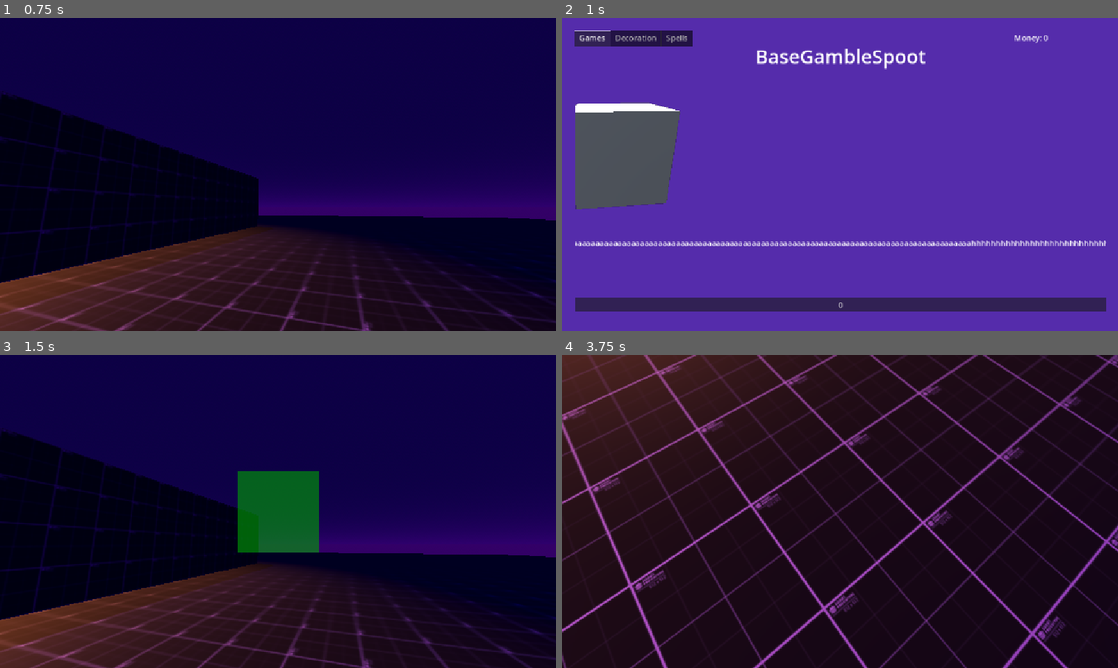
Above: before the commit, frames 1-4 (two rows, left to right).
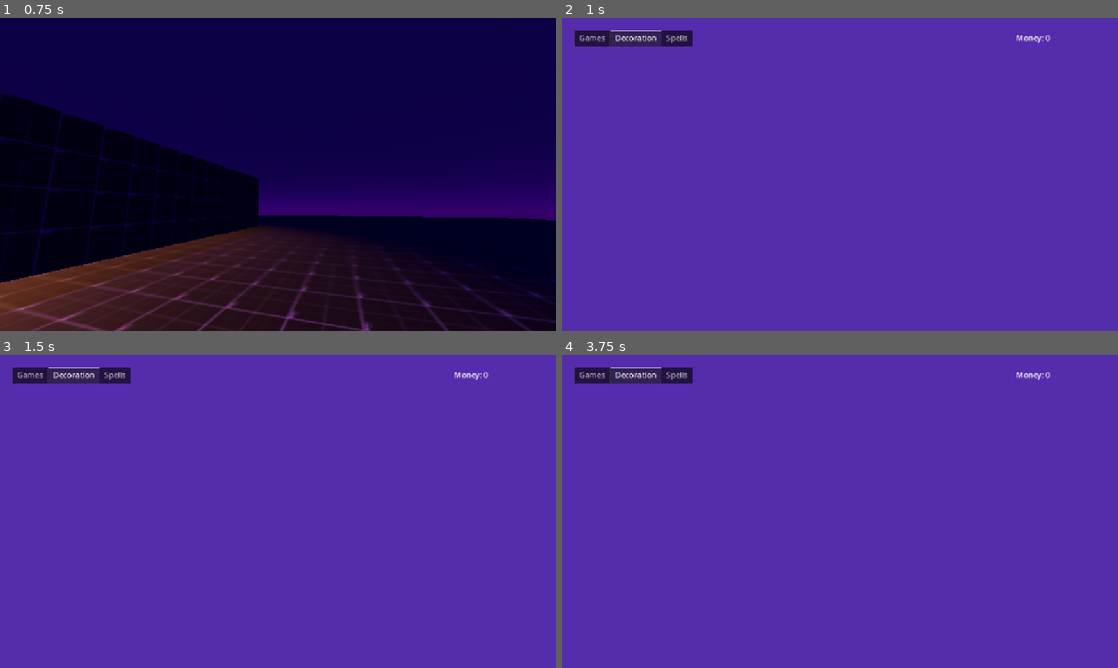
Above: after the commit, the same moments.

Repository: VaporeonLover28/Chrysopoeia
Game: Godot game, scene res://Scenes/world.tscn
Two runs of this game, one before a commit and one after it. Both use one fixed random seed, a clock stepped at 60 frames per second and the inputs below. The engine's default icon, where the game draws it, is replaced by a stand-in: a white triangle on a blue panel in a dark square.
Inputs (mouse positions are in pixels of both pictures, inside the frame that each line leads up to):
- Up to frame 1 (0.75 s): tap Enter at 0.5 s; move the mouse to (400, 158) at 0.52 s; tap A (a) at 0.6 s
- Up to frame 2 (1 s): tap B (b) at 0.8 s
- Up to frame 3 (1.5 s): click (278, 642) at 1.25 s, where only the run before the commit has a clickable "0"
- Up to frame 4 (3.75 s): tap Space (space) at 2 s; move the mouse to (728, 527) at 2.02 s; tap B (b) at 2.1 s; tap D (d) at 2.3, 3.6 s; click (840, 642) at 2.75 s, where only the run before the commit has a clickable "0"; tap Enter at 3.5 s; move the mouse to (895, 442) at 3.52 s; hold E (e) from 3.53 s (still down)

Frame 1 is identical in both runs. In frame 2, 12% of the frame differs, in the area x 2-98%, y 4-94%; in frame 3, 100%; in frame 4, 100%, in the area x 0-100%, y 0-100%.

Commit message:
shop done
it needs someone to make look okay

Diff:
--- a/Scenes/shop_menu.tscn
+++ b/Scenes/shop_menu.tscn
@@ -57,17 +57,18 @@
 [node name="HBoxContainer" type="HBoxContainer" parent="Shop/MarginContainer/VBoxContainer"]
 layout_mode = 2
 
-[node name="TabContainer" type="TabContainer" parent="Shop/MarginContainer/VBoxContainer/HBoxContainer"]
+[node name="Sections of shop" type="TabContainer" parent="Shop/MarginContainer/VBoxContainer/HBoxContainer"]
 layout_mode = 2
 tab_alignment = 2
-current_tab = 0
+current_tab = 1
 clip_tabs = false
 
-[node name="Games" type="Control" parent="Shop/MarginContainer/VBoxContainer/HBoxContainer/TabContainer"]
+[node name="Games" type="Control" parent="Shop/MarginContainer/VBoxContainer/HBoxContainer/Sections of shop"]
+visible = false
 layout_mode = 2
 metadata/_tab_index = 0
 
-[node name="ScrollContainer" type="ScrollContainer" parent="Shop/MarginContainer/VBoxContainer/HBoxContainer/TabContainer/Games"]
+[node name="ScrollContainer" type="ScrollContainer" parent="Shop/MarginContainer/VBoxContainer/HBoxContainer/Sections of shop/Games"]
 layout_mode = 2
 offset_left = 2.0
 offset_right = 1102.0
@@ -76,17 +77,16 @@
 grow_vertical = 2
 theme = SubResource("Theme_c2pxs")
 
-[node name="HBoxContainer" type="HBoxContainer" parent="Shop/MarginContainer/VBoxContainer/HBoxContainer/TabContainer/Games/ScrollContainer"]
+[node name="HBoxContainer" type="HBoxContainer" parent="Shop/MarginContainer/VBoxContainer/HBoxContainer/Sections of shop/Games/ScrollContainer"]
 layout_mode = 2
 size_flags_horizontal = 3
 size_flags_vertical = 3
 
-[node name="Decoration" type="Control" parent="Shop/MarginContainer/VBoxContainer/HBoxContainer/TabContainer"]
-visible = false
+[node name="Decoration" type="Control" parent="Shop/MarginContainer/VBoxContainer/HBoxContainer/Sections of shop"]
 layout_mode = 2
 metadata/_tab_index = 1
 
-[node name="ScrollContainer" type="ScrollContainer" parent="Shop/MarginContainer/VBoxContainer/HBoxContainer/TabContainer/Decoration"]
+[node name="ScrollContainer" type="ScrollContainer" parent="Shop/MarginContainer/VBoxContainer/HBoxContainer/Sections of shop/Decoration"]
 layout_mode = 0
 offset_left = 2.0
 offset_right = 1102.0
@@ -94,40 +94,15 @@
 grow_horizontal = 2
 grow_vertical = 2
 
-[node name="HBoxContainer" type="HBoxContainer" parent="Shop/MarginContainer/VBoxContainer/HBoxContainer/TabContainer/Decoration/ScrollContainer"]
+[node name="HBoxContainer" type="HBoxContainer" parent="Shop/MarginContainer/VBoxContainer/HBoxContainer/Sections of shop/Decoration/ScrollContainer"]
 layout_mode = 2
 
-[node name="Panel" type="Panel" parent="Shop/MarginContainer/VBoxContainer/HBoxContainer/TabContainer/Decoration/ScrollContainer/HBoxContainer"]
-layout_mode = 2
-
-[node name="ColorRect" type="ColorRect" parent="Shop/MarginContainer/VBoxContainer/HBoxContainer/TabContainer/Decoration/ScrollContainer/HBoxContainer/Panel"]
-layout_direction = 4
-layout_mode = 2
-offset_left = 9.0
-offset_right = 73.0
-offset_bottom = 302.0
-size_flags_horizontal = 4
-size_flags_vertical = 4
-
-[node name="Panel2" type="Panel" parent="Shop/MarginContainer/VBoxContainer/HBoxContainer/TabContainer/Decoration/ScrollContainer/HBoxContainer"]
-layout_mode = 2
-
-[node name="ColorRect" type="ColorRect" parent="Shop/MarginContainer/VBoxContainer/HBoxContainer/TabContainer/Decoration/ScrollContainer/HBoxContainer/Panel2"]
-layout_direction = 4
-layout_mode = 2
-offset_left = 93.0
-offset_right = 640.0
-offset_bottom = 7.0
-size_flags_horizontal = 4
-size_flags_vertical = 4
-color = Color(1, 0, 0, 1)
-
-[node name="Spells" type="Control" parent="Shop/MarginContainer/VBoxContainer/HBoxContainer/TabContainer"]
+[node name="Spells" type="Control" parent="Shop/MarginContainer/VBoxContainer/HBoxContainer/Sections of shop"]
 visible = false
 layout_mode = 2
 metadata/_tab_index = 2
 
-[node name="ScrollContainer" type="ScrollContainer" parent="Shop/MarginContainer/VBoxContainer/HBoxContainer/TabContainer/Spells"]
+[node name="ScrollContainer" type="ScrollContainer" parent="Shop/MarginContainer/VBoxContainer/HBoxContainer/Sections of shop/Spells"]
 layout_mode = 0
 offset_left = 2.0
 offset_right = 1102.0
@@ -135,34 +110,19 @@
 grow_horizontal = 2
 grow_vertical = 2
 
-[node name="HBoxContainer" type="HBoxContainer" parent="Shop/MarginContainer/VBoxContainer/HBoxContainer/TabContainer/Spells/ScrollContainer"]
+[node name="HBoxContainer" type="HBoxContainer" parent="Shop/MarginContainer/VBoxContainer/HBoxContainer/Sections of shop/Spells/ScrollContainer"]
 layout_mode = 2
 
-[node name="Panel" type="Panel" parent="Shop/MarginContainer/VBoxContainer/HBoxContainer/TabContainer/Spells/ScrollContainer/HBoxContainer"]
+[node name="Spell_choice_container" type="Control" parent="Shop/MarginContainer/VBoxContainer/HBoxContainer"]
 layout_mode = 2
 
-[node name="ColorRect" type="ColorRect" parent="Shop/MarginContainer/VBoxContainer/HBoxContainer/TabContainer/Spells/ScrollContainer/HBoxContainer/Panel"]
-visible = false
-layout_direction = 4
+[node name="HBoxContainer" type="HBoxContainer" parent="Shop/MarginContainer/VBoxContainer/HBoxContainer/Spell_choice_container"]
 layout_mode = 2
-offset_left = 9.0
-offset_right = 73.0
-offset_bottom = 302.0
+offset_left = -256.0
+offset_top = 32.0
+offset_right = 856.0
+offset_bottom = 600.0
 size_flags_horizontal = 4
-size_flags_vertical = 4
-
-[node name="Panel2" type="Panel" parent="Shop/MarginContainer/VBoxContainer/HBoxContainer/TabContainer/Spells/ScrollContainer/HBoxContainer"]
-layout_mode = 2
-
-[node name="ColorRect" type="ColorRect" parent="Shop/MarginContainer/VBoxContainer/HBoxContainer/TabContainer/Spells/ScrollContainer/HBoxContainer/Panel2"]
-layout_direction = 4
-layout_mode = 2
-offset_left = 93.0
-offset_right = 640.0
-offset_bottom = 7.0
-size_flags_horizontal = 4
-size_flags_vertical = 4
-color = Color(1, 0, 0, 1)
 
 [node name="VSeparator" type="VSeparator" parent="Shop/MarginContainer/VBoxContainer/HBoxContainer"]
 layout_mode = 2
--- a/Script/buyable_object.gd
+++ b/Script/buyable_object.gd
@@ -21,7 +21,8 @@
 		else:
 			item_viewport.get_child(0).add_child(instanciated_item)
 	else:
-		texture_rect.texture = load(item_resource.item_sprite)
+		texture_rect.texture = item_resource.item_sprite
 
 func _physics_process(delta: float) -> void:
-	item_viewport.get_child(0).get_child(-1).rotation += Vector3(0,0.01,0)
+	if texture_rect.texture is ViewportTexture:
+		item_viewport.get_child(0).get_child(-1).rotation += Vector3(0,0.01,0)
--- a/Script/purchasable_item_list.gd
+++ b/Script/purchasable_item_list.gd
@@ -2,4 +2,4 @@
 
 var games_list : Array[PurchasableItemResource] = [load("res://teste_shop.tres")]
 var decoration_list : Array[PurchasableItemResource]
-var spell_list : Array[PurchasableItemResource]
+var spell_list : Array[PurchasableItemResource] = [load("res://teste_magia.tres")]
--- a/Script/purchasable_itens_resource.gd
+++ b/Script/purchasable_itens_resource.gd
@@ -6,4 +6,4 @@
 @export var description: String
 @export var item_scene: PackedScene
 #only necessary if it is a spell
-@export var item_sprite: String
+@export var item_sprite: Texture2D
--- a/shop.gd
+++ b/shop.gd
@@ -1,12 +1,16 @@
 extends Control
 
 @onready var buyable_object = preload("res://Scenes/buyable_object.tscn")
-@onready var games_h_box_container: HBoxContainer = $MarginContainer/VBoxContainer/HBoxContainer/TabContainer/Games/ScrollContainer/HBoxContainer
-@onready var decoration_h_box_container: HBoxContainer = $MarginContainer/VBoxContainer/HBoxContainer/TabContainer/Decoration/ScrollContainer/HBoxContainer
-@onready var spell_h_box_container: HBoxContainer = $MarginContainer/VBoxContainer/HBoxContainer/TabContainer/Spells/ScrollContainer/HBoxContainer
+@onready var sections_of_shop: TabContainer = $"MarginContainer/VBoxContainer/HBoxContainer/Sections of shop"
+@onready var games_h_box_container: HBoxContainer = $"MarginContainer/VBoxContainer/HBoxContainer/Sections of shop/Games/ScrollContainer/HBoxContainer"
+@onready var decoration_h_box_container: HBoxContainer = $"MarginContainer/VBoxContainer/HBoxContainer/Sections of shop/Decoration/ScrollContainer/HBoxContainer"
+@onready var spell_h_box_container: HBoxContainer = $"MarginContainer/VBoxContainer/HBoxContainer/Sections of shop/Spells/ScrollContainer/HBoxContainer"
+@onready var spell_option_box_container: HBoxContainer = $MarginContainer/VBoxContainer/HBoxContainer/Spell_choice_container/HBoxContainer
 @onready var world_scene = $"../../"
 @onready var money_label: Label = $MarginContainer/VBoxContainer/HBoxContainer/Label
 
+
+signal wait_for_spell_change
 
 func _ready() -> void:
 	get_parent().visible = false
@@ -14,11 +18,13 @@
 func _show_shop_menu():
 	get_parent().visible = true
 	Globals.game_paused = true
+	sections_of_shop.visible = true
+	spell_option_box_container.visible = false
 	Input.set_mouse_mode(Input.MOUSE_MODE_VISIBLE)
 
 	money_label.text = "Money: " + str(Globals.money)
 
-	if PurchasableItemList.games_list.size() != 0:
+	if PurchasableItemList.games_list.size() > 0:
 		for item in PurchasableItemList.games_list.size():
 			var instanciated_item = buyable_object.instantiate()
 			print(instanciated_item.get_child(0).get_node("Button"))
@@ -27,18 +33,18 @@
 			games_h_box_container.add_child(instanciated_item)
 			instanciated_item.position.x = 500
 
-	if PurchasableItemList.decoration_list.size() != 0:
+	if PurchasableItemList.decoration_list.size() > 0:
 		for item in PurchasableItemList.decoration_list.size():
 			var instanciated_item = buyable_object.instantiate()
 			instanciated_item.item_resource = PurchasableItemList.decoration_list[item - 1]
-			instanciated_item.get_child(0).get_node("button").connect("pressed", _buy_item.bind(instanciated_item))
+			instanciated_item.get_child(0).get_node("Button").connect("pressed", _buy_item.bind(instanciated_item))
 			decoration_h_box_container.add_child(instanciated_item)
 
-	if PurchasableItemList.spell_list.size() != 0:
-		for item in PurchasableItemList.spell_list.size() - 1:
+	if PurchasableItemList.spell_list.size() > 0:
+		for item in PurchasableItemList.spell_list.size():
 			var instanciated_item = buyable_object.instantiate()
-			instanciated_item.item_resource = PurchasableItemList.spell_list[item]
-			instanciated_item.get_child(0).get_node("button").connect("pressed", _buy_item.bind(instanciated_item))
+			instanciated_item.item_resource = PurchasableItemList.spell_list[item - 1]
+			instanciated_item.get_child(0).get_node("Button").connect("pressed", _buy_item.bind(instanciated_item))
 			spell_h_box_container.add_child(instanciated_item)
 
 
@@ -48,21 +54,38 @@
 		if object_being_purchase.item_resource.item_type == "Objects":
 			world_scene.get_node("Player")._start_bulding_phase(object_being_purchase.item_resource.item_scene)
 		else:
-			if Globals.spell_inventory_list.size() != 2:
+			if Globals.spell_inventory_list.size() < 2:
 				Globals.spell_inventory_list.push_front(object_being_purchase.item_resource)
 			else:
-				#faça uma magia ser escolhida parecer ser retirada
-				#tirar uma das magias do invéntario
-				#adiciona a magia comprada ao invéntario
-				pass
+				for item in Globals.spell_inventory_list.size():
+					var instancieted_spell_choice = buyable_object.instantiate()
+					instancieted_spell_choice.item_resource = Globals.spell_inventory_list[item - 1]
+					instancieted_spell_choice.get_child(0).get_node("Button").connect("pressed", _choose_spell_to_change.bind(instancieted_spell_choice))
+					spell_option_box_container.add_child(instancieted_spell_choice)
+				sections_of_shop.visible = false
+				spell_option_box_container.visible = true
+				await wait_for_spell_change
+				Globals.spell_inventory_list.push_front(object_being_purchase.item_resource)
 		get_parent().visible = false
 		Globals.game_paused = false
-		if PurchasableItemList.games_list.size() != 0:
-			for item in PurchasableItemList.games_list.size():
+
+		if games_h_box_container.get_child_count() > 0:
+			for item in games_h_box_container.get_child_count():
 				games_h_box_container.get_child(item- 1).queue_free()
-		if PurchasableItemList.decoration_list.size() != 0:
-			for item in PurchasableItemList.decoration_list.size():
+
+		if decoration_h_box_container.get_child_count() > 0:
+			for item in decoration_h_box_container.get_child_count():
 				decoration_h_box_container.get_child(item- 1).queue_free()
-		if PurchasableItemList.spell_list.size() != 0:
-			for item in PurchasableItemList.spell_list.size():
+
+		if spell_h_box_container.get_child_count() > 0:
+			for item in spell_h_box_container.get_child_count():
 				spell_h_box_container.get_child(item- 1).queue_free()
+
+		if spell_option_box_container.get_child_count() > 0:
+			for item in spell_option_box_container.get_child_count():
+				spell_option_box_container.get_child(item- 1).queue_free()
+
+func _choose_spell_to_change(spell_choosen: Control):
+	var spell_to_remove = Globals.spell_inventory_list.find(spell_choosen.item_resource)
+	Globals.spell_inventory_list.remove_at(spell_to_remove)
+	wait_for_spell_change.emit()
--- /dev/null
+++ b/teste_magia.tres
@@ -0,0 +1,13 @@
+[gd_resource type="Resource" script_class="PurchasableItemResource" load_steps=3 format=3 uid="uid://c8c1t8k7bymcr"]
+
+[ext_resource type="Texture2D" uid="uid://pov62jfwgcqy" path="res://icon.svg" id="1_53ln2"]
+[ext_resource type="Script" uid="uid://dtrrlkl8w8gkb" path="res://Script/purchasable_itens_resource.gd" id="1_vodki"]
+
+[resource]
+script = ExtResource("1_vodki")
+item_type = "Spells"
+name = "Teste"
+price = 0
+description = "meu bingo ligo"
+item_sprite = ExtResource("1_53ln2")
+metadata/_custom_type_script = "uid://dtrrlkl8w8gkb"
--- a/teste_shop.tres
+++ b/teste_shop.tres
@@ -10,5 +10,4 @@
 price = 0
 description = "aaaaaaaaaaaaaaaaaaaaaaaaaaaaaaaaaaaaaaaaaaaaaaaaaaaaaaaaaaaaaaaaaaaaaaaaaaaaaaaaaaaaaaaaaahhhhhhhhhhhhhhhhhhhhhhhhhhhhh"
 item_scene = ExtResource("1_rh3ga")
-item_sprite = ""
 metadata/_custom_type_script = "uid://dtrrlkl8w8gkb"
